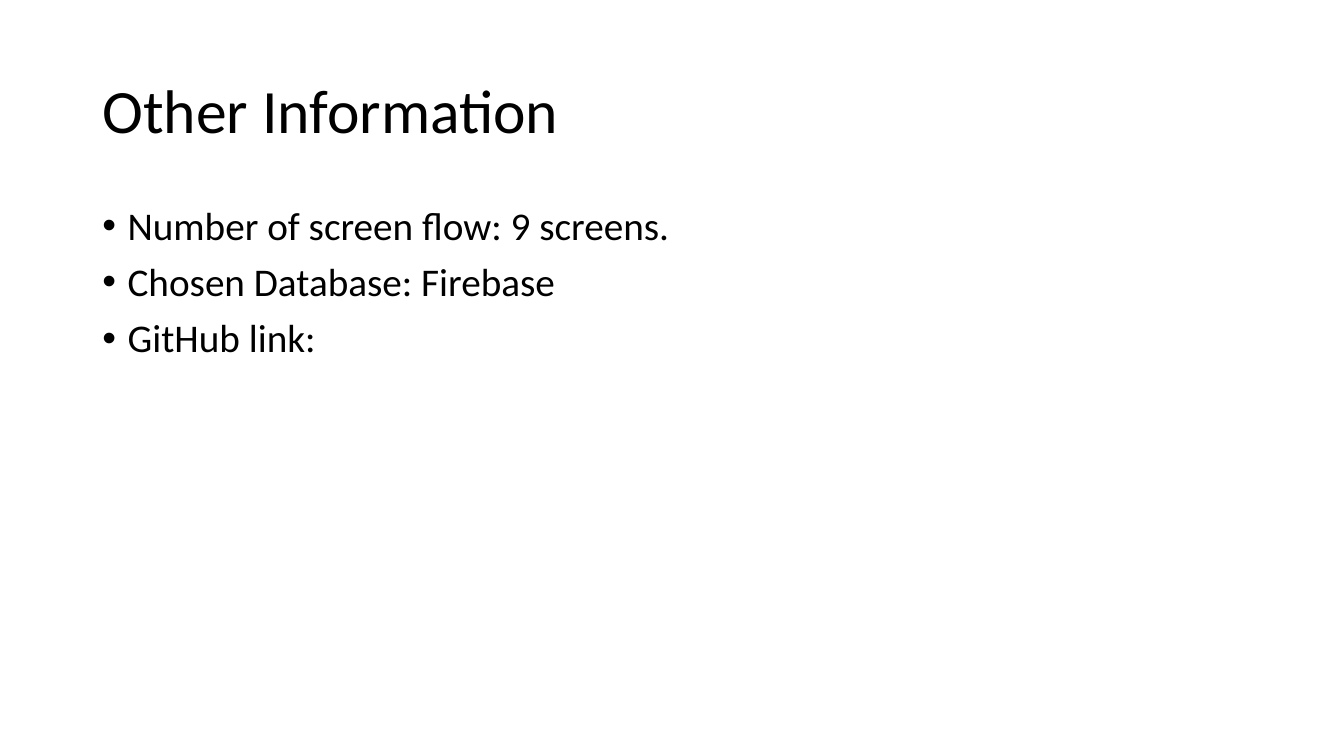
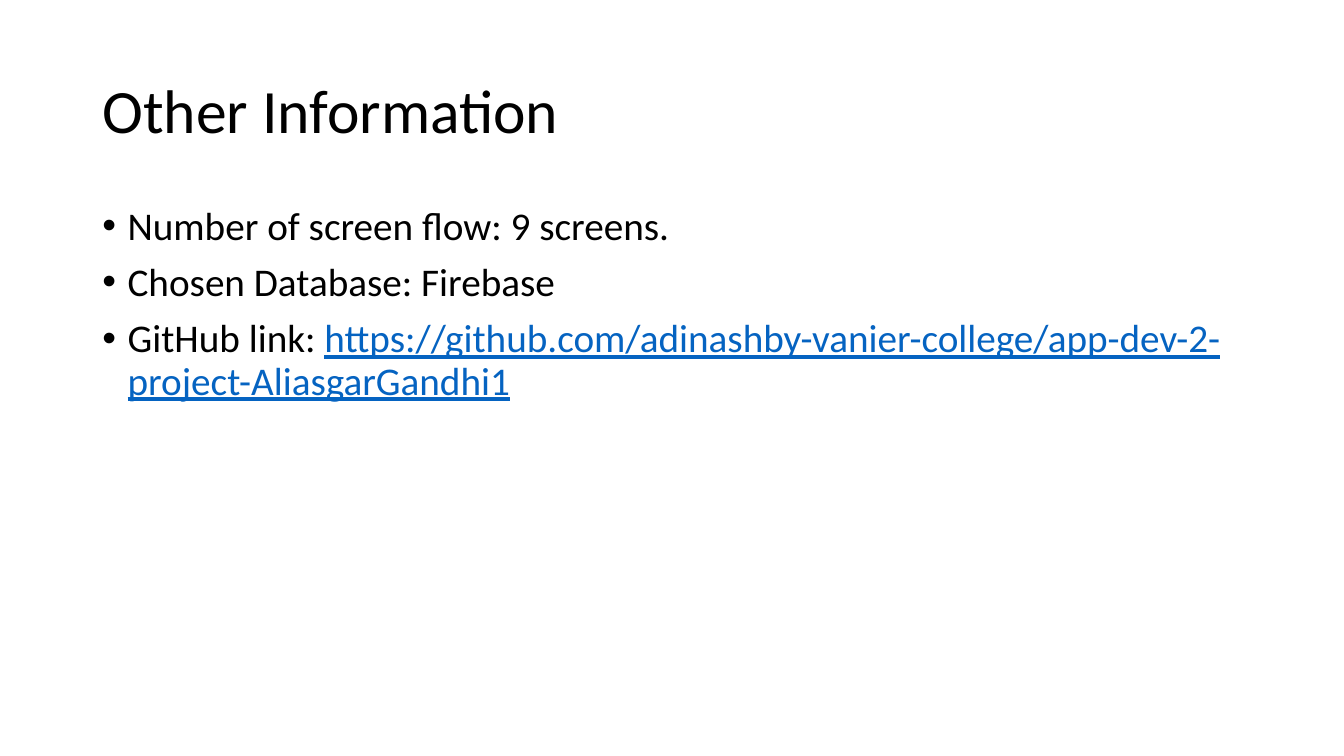
Before and after one commit to adinashby-vanier-college/app-dev-2-project-AliasgarGandhi1, a slide deck: slide 14 of MTLChaussures.pptx (slide 13 before the commit). Drawn at 1344x756 pixels with LibreOffice and Linux fonts; fonts in the diff are those of the drawing. Boxes give left, top, right and bottom in pixels: in the first picture for what was removed or moved away, otherwise in the second. Text is boxed around its words. In the diff, an @@ line names an element or a change of style, - is before the commit and + after.

```diff
--- a/MTLChaussures.pptx
+++ b/MTLChaussures.pptx
@@ text at (x1=128, y1=324, x2=1220, y2=402): text changed; text colour #000000 to #0563C1 @@
-• GitHub link:
+• GitHub link: https://github.com/adinashby-vanier-college/app-dev-2-project-AliasgarGandhi1
```
Also in this commit, not shown: 4 other slides changed, 2 slides added, 1 slide removed.
